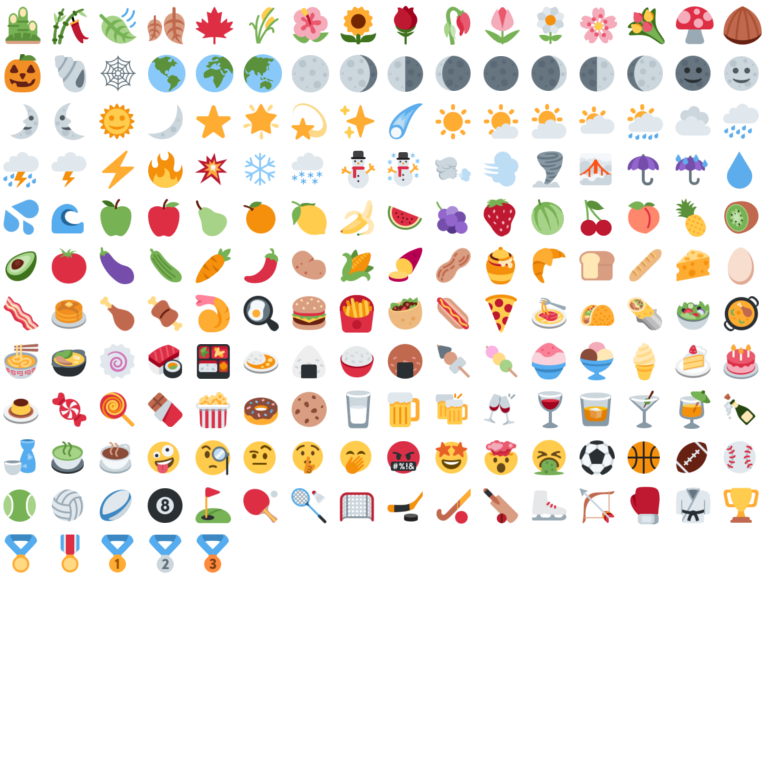
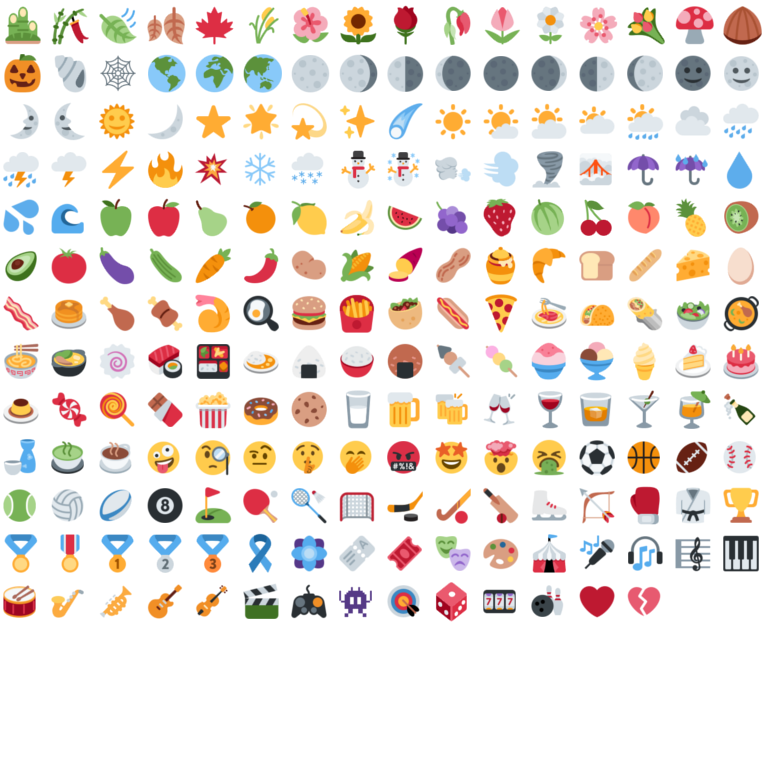
The second w=768, h=768 image is a revision of the first. Changes to its layers:
added layer ":broken_heart:" above ":heart:" over [627, 586, 661, 617]
added layer ":heart:" above ":bowling:" over [579, 585, 615, 618]
added layer ":bowling:" above ":slot_machine:" over [531, 585, 564, 617]
added layer ":game_die:" above ":dart:" over [435, 582, 467, 622]
added layer ":dart:" above ":space_invader:" over [387, 585, 420, 618]
added layer ":space_invader:" above ":video_game:" over [339, 586, 372, 618]
added layer ":video_game:" above ":clapper:" over [291, 584, 327, 619]
added layer ":clapper:" above ":violin:" over [243, 583, 279, 619]
added layer ":violin:" above ":guitar:" over [195, 585, 228, 618]
added layer ":guitar:" above ":trumpet:" over [147, 584, 183, 619]
added layer ":trumpet:" above ":saxophone:" over [99, 585, 132, 618]
added layer ":saxophone:" above ":drum:" over [51, 589, 84, 618]
added layer ":drum:" above ":musical_keyboard:" over [3, 585, 36, 618]
added layer ":musical_keyboard:" above ":musical_score:" over [723, 535, 759, 572]
added layer ":musical_score:" above ":headphones:" over [675, 536, 711, 572]
added layer ":headphones:" above ":microphone:" over [628, 536, 663, 571]
added layer ":microphone:" above ":circus_tent:" over [579, 535, 615, 570]
added layer ":circus_tent:" above ":art:" over [532, 534, 567, 573]
added layer ":art:" above ":performing_arts:" over [483, 538, 519, 570]
added layer ":performing_arts:" above ":tickets:" over [435, 536, 471, 571]
added layer ":tickets:" above ":ticket:" over [387, 536, 422, 571]
added layer ":ticket:" above ":rosette:" over [339, 535, 376, 572]
added layer ":rosette:" above ":reminder_ribbon:" over [291, 535, 328, 572]
added layer ":reminder_ribbon:" above ":3rd_place_medal:" over [248, 533, 272, 573]
…and 1 more changes (1 added)
